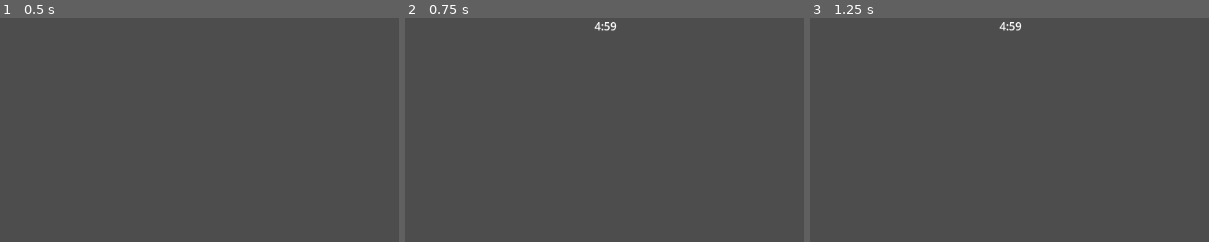
Above: before the commit, frames 1-3 (left to right).
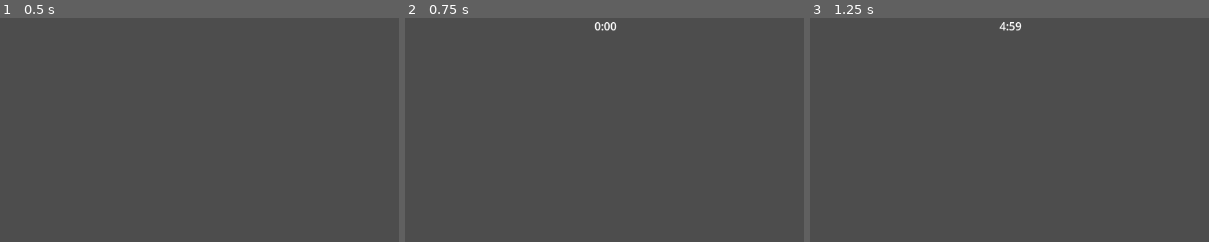
Above: after the commit, the same moments.

Repository: Luca-Umekubo/Product-Design
Game: Godot game, scene res://HomeScreen.tscn
The game is run twice, just before and just after one commit, with the same random seed, the same clock (stepped at 60 frames per second) and the same inputs.
Inputs:
- Up to frame 1 (0.5 s): no input
- Up to frame 2 (0.75 s): click "Host" at 0.5 s
- Up to frame 3 (1.25 s): no input
The pictures show only the part of the screen within x 26-76%, y 0-50%; the shares and areas given below are measured in that part.

Frame 1 is identical in both runs. In frame 2, less than 0.1% of the frame differs, in the area x 47-53%, y 1-6%; in frame 3, nothing differs.

Commit message:
sync timer
synced tj up

Diff:
--- a/hyperballz/Game.tscn
+++ b/hyperballz/Game.tscn
@@ -1,7 +1,8 @@
-[gd_scene load_steps=6 format=3 uid="uid://c45q1llhtbclb"]
+[gd_scene load_steps=8 format=3 uid="uid://c45q1llhtbclb"]
 
 [ext_resource type="Script" uid="uid://eyu1l6dfoc61" path="res://game.gd" id="1_wbfu4"]
-[ext_resource type="PackedScene" uid="uid://11mdl1be4krc" path="res://GameUI.tscn" id="2_xkndl"]
+[ext_resource type="PackedScene" uid="uid://bq1anego8lif4" path="res://GameUI.tscn" id="2_xkndl"]
+[ext_resource type="Script" uid="uid://dgoppc7o7oget" path="res://timer_sync.gd" id="3_u44n3"]
 
 [sub_resource type="StandardMaterial3D" id="StandardMaterial3D_6ubv3"]
 albedo_color = Color(0.6, 0.6, 0.6, 1)
@@ -12,6 +13,11 @@
 
 [sub_resource type="BoxShape3D" id="BoxShape3D_wbfu4"]
 size = Vector3(100, 0.1, 100)
+
+[sub_resource type="SceneReplicationConfig" id="SceneReplicationConfig_u44n3"]
+properties/0/path = NodePath(".:time_left")
+properties/0/spawn = true
+properties/0/replication_mode = 1
 
 [node name="Game" type="Node3D"]
 script = ExtResource("1_wbfu4")
@@ -59,3 +65,9 @@
 [node name="GameUI" type="Node" parent="."]
 
 [node name="Control" parent="GameUI" instance=ExtResource("2_xkndl")]
+
+[node name="TimerSync" type="Node" parent="."]
+script = ExtResource("3_u44n3")
+
+[node name="MultiplayerSynchronizer" type="MultiplayerSynchronizer" parent="TimerSync"]
+replication_config = SubResource("SceneReplicationConfig_u44n3")
--- a/hyperballz/game.gd
+++ b/hyperballz/game.gd
@@ -3,6 +3,9 @@
 @onready var multiplayer_spawner = $Players/MultiplayerSpawner
 @onready var ball_spawner = $Balls/BallSpawner
 @onready var game_timer = $GameTimer
+@onready var timer_sync = $TimerSync
+var sync_interval = 0.5  # Update every 0.5 seconds
+var time_since_last_sync = 0.0
 var player_lives = {}  # Tracks lives for each player (peer_id: lives)
 
 var game_active = false
@@ -90,3 +93,10 @@
 					player_node.set_spectator_mode.rpc()
 				else:
 					player_node.respawn.rpc()
+
+func _process(delta):
+	if multiplayer.is_server() and game_active:
+		time_since_last_sync += delta
+		if time_since_last_sync >= sync_interval:
+			timer_sync.time_left = game_timer.time_left
+			time_since_last_sync = 0.0
--- a/hyperballz/game_ui.gd
+++ b/hyperballz/game_ui.gd
@@ -13,6 +13,9 @@
 	timer_label.text = "%d:%02d" % [minutes, seconds]
 
 func _process(_delta):
-	if get_tree().get_root().has_node("Game"):
-		var time_left = get_tree().get_root().get_node("Game/GameTimer").time_left
-		update_timer_display(time_left)
+	var timer_sync = get_node("../../TimerSync")
+	if timer_sync:
+		var time_left = timer_sync.time_left
+		var minutes = int(time_left / 60)
+		var seconds = int(time_left) % 60
+		timer_label.text = "%d:%02d" % [minutes, seconds]
--- /dev/null
+++ b/hyperballz/timer_sync.gd
@@ -0,0 +1,3 @@
+extends Node
+
+var time_left: float = 0.0
Not shown: 1 places in hyperballz/GameUI.tscn that only renumber resources
Not shown, added: hyperballz/timer_sync.gd.uid
